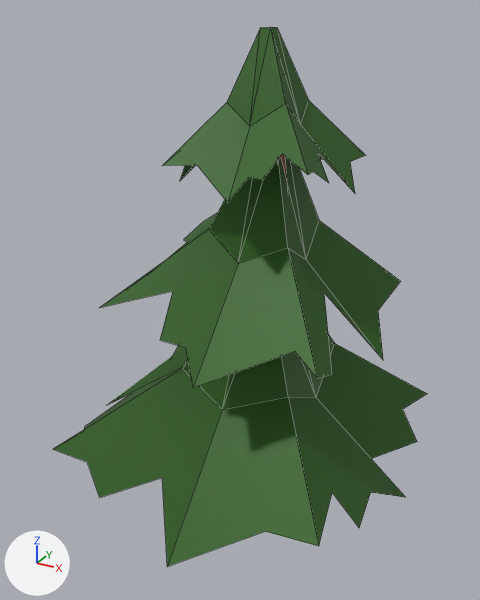
Before and after pictures for a commit that changed the FBX model Assets/Models/Trees/tree_3.fbx.
One viewpoint serves both versions: a camera (50 mm lens) standing at (-8.58, 8.58, 4.26) and looking at (-11.15, 13.25, 1.92). Arrows for +X, +Y and +Z are at lower left; the lights stay in place. Mesh edges are drawn as thin lines. Where no turn or scale is listed for an object, it has been applied to the vertices.

The first picture shows 'tree_3'.
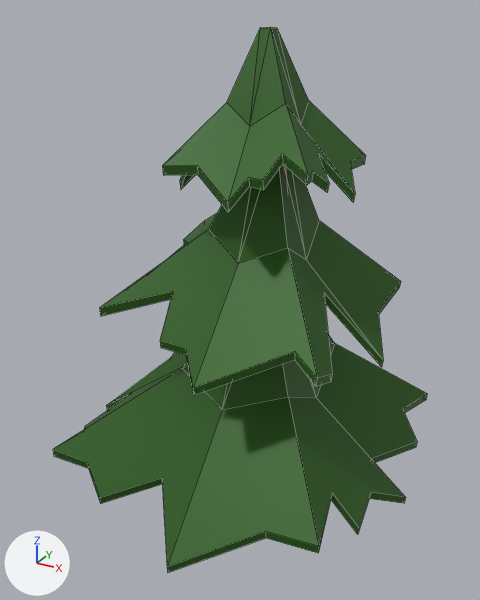
Commit message: fix trees

What differs and where, as boxes (x1, y1, x2, y2) in the pictures (480 x 600 px):
'tree_3', reshaped
    before: (54, 27, 427, 566)
    after: (53, 27, 427, 572)
part 1 of me_cube_010, added (green)
    after: (53, 153, 427, 572)

The change in detail:
me_cube_010 is used by ob_tree_3; location (-10.85, 13.229, 0.012).
me_cube_010 had 132 vertices, 80 faces and spanned x -1.66..1.29, y -1.48..1.63, z -0.34..4.12.
me_cube_010 now has 244 vertices, 218 faces and spans x -1.66..1.29, y -1.48..1.63, z -0.34..4.12.
Part 1, on me_cube_010:
49 vertices are added at x -1.2..1.1, y -0.99..1.22, z 0.37..4.05.
14 new vertices lie (-0.01, 0.0, -0.07) away from vertices in x -0.47..1.29, y -0.88..1.38, z 0.26..3.29.
12 new vertices lie (0.0, 0.01, -0.07) away from vertices in x -1.0..0.6, y -1.48..-0.61, z 0.25..3.24.
11 new vertices lie (0.0, -0.01, -0.07) away from vertices in x -1.06..0.36, y 0.4..1.63, z 0.4..3.34.
11 new vertices lie (0.0, 0.0, -0.07) away from vertices in x -1.49..0.98, y -1.1..1.08, z 0.65..3.23.
10 new vertices lie (0.01, 0.0, -0.07) away from vertices in x -1.3..-0.43, y -1.41..0.45, z 0.83..3.37.
5 new vertices lie (0.01, 0.01, -0.07) away from vertices in x -1.66..0.32, y -0.5..0.09, z 0.59..3.34.
138 new faces join them, mat_material_002 (dark green #275c0f).
